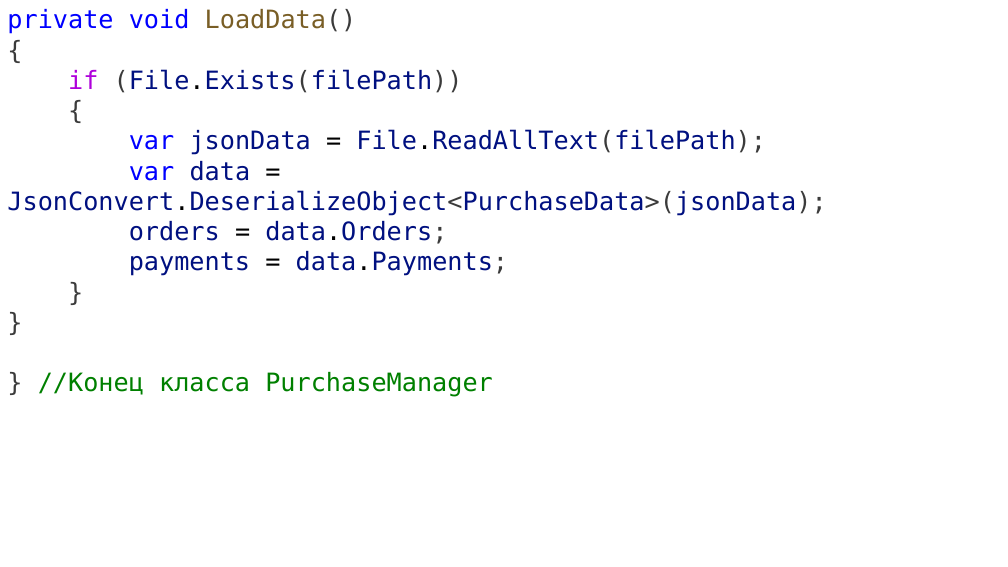
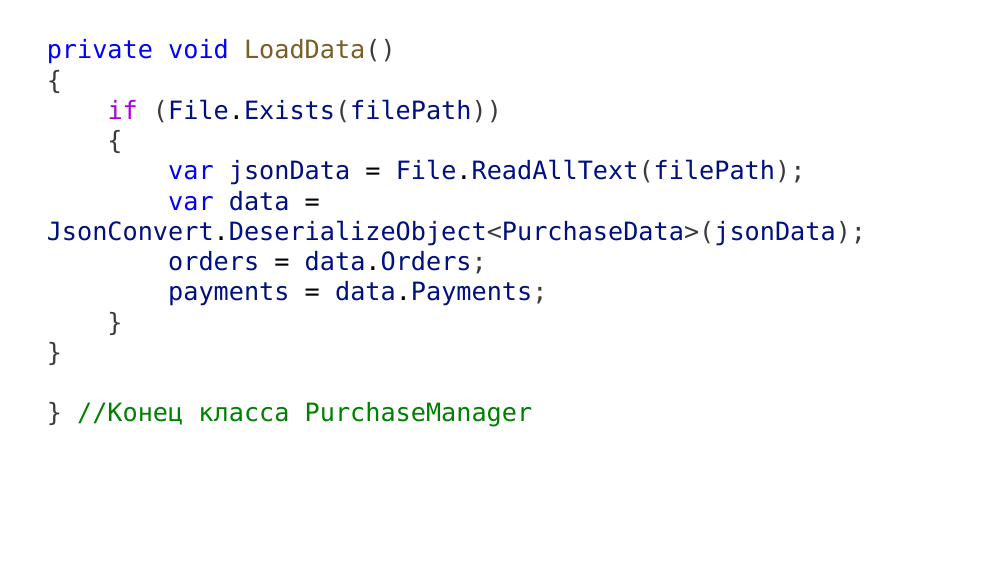
Before and after one commit to DaniilKlyukin/ITiP-3, a slide deck: slide 12 of Лекции/ИТиП 3 API.pptx (slide 13 before the commit). Drawn at 1008x567 pixels with LibreOffice and Linux fonts; fonts in the diff are those of the drawing. Boxes give left, top, right and bottom in pixels: in the first picture for what was removed or moved away, otherwise in the second. Text is boxed around its words. In the diff, an @@ line names an element or a change of style, - is before the commit and + after.

```diff
--- a/Лекции/ИТиП 3 API.pptx
+++ b/Лекции/ИТиП 3 API.pptx
@@ text "private void LoadData()": place and size @@
-text "private void LoadData()" at (7, 9, 826, 397)
+text "private void LoadData()" at (47, 39, 866, 427)
```
Also in this commit, not shown: 13 other slides changed, 4 slides added, 1 slide removed.
